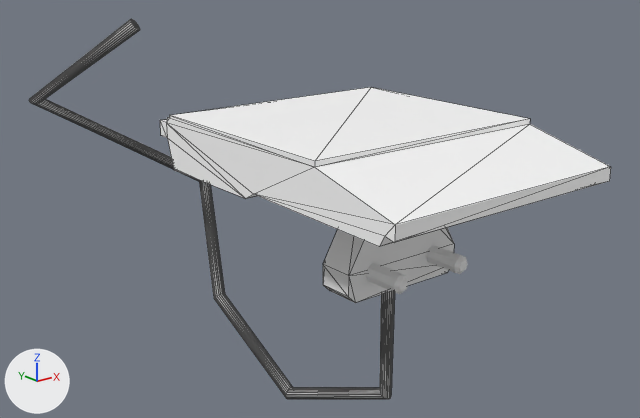
A saved change to the glTF model AR_Safety/Assets/_Project/3dAssets/induction.glb.
One viewpoint serves both versions: a 50 mm lens placed at (-8.06, -8.89, 3.3), pointed at (-0.34, 0.76, -0.56). The lights are fixed; the arrows at lower left show +X, +Y and +Z. Mesh edges are drawn as thin lines on the coarser meshes. Where no turn or scale is listed for an object, it has been applied to the vertices. Vertices at the same position are counted once.
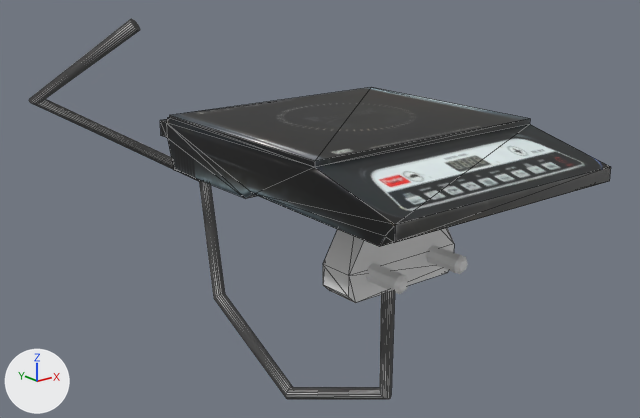
Where the change shows, as pixel boxes [x1, y1, x2, y2] in the pictures (640 x 418 px):
'Plane', surface changed (white to grey): [160, 87, 611, 247] in both

Diff of the bpy script that builds the scene:
```diff
--- a/AR_Safety/Assets/_Project/3dAssets/induction.glb.py
+++ b/AR_Safety/Assets/_Project/3dAssets/induction.glb.py
@@ img_inductiontexture @@
+img_inductiontexture = load_image('InductionTexture', '_unpacked/InductionTexture', 4096, 4096, 'sRGB')
@@ mat_induction @@
 mat_induction = principled_material('Induction')
-mat_induction.base_color = (1.0, 1.0, 1.0)  # white #ffffff
+mat_induction.texture = img_inductiontexture
@@ me_plane_001 @@
 me_plane_001.from_pydata(...)  # 32 vertices, 60 faces; spans x -1.93..1.93, y -2.48..2.5, z 0.0..0.79
 # used by ob_plane; location = (0.0, 0.0, 0.0)
+# me_plane_001 part 1: texture (UV) coordinates of 59 of 60 faces, centred in x -1.93..1.93, y -2.48..2.5, z 0.0..0.79, changed; they spanned u 0.0..2.1, v -0.73..1.01 and now span u 0.27..0.75, v 0.27..0.74
 me_plane_001.materials.append(mat_induction)
```
